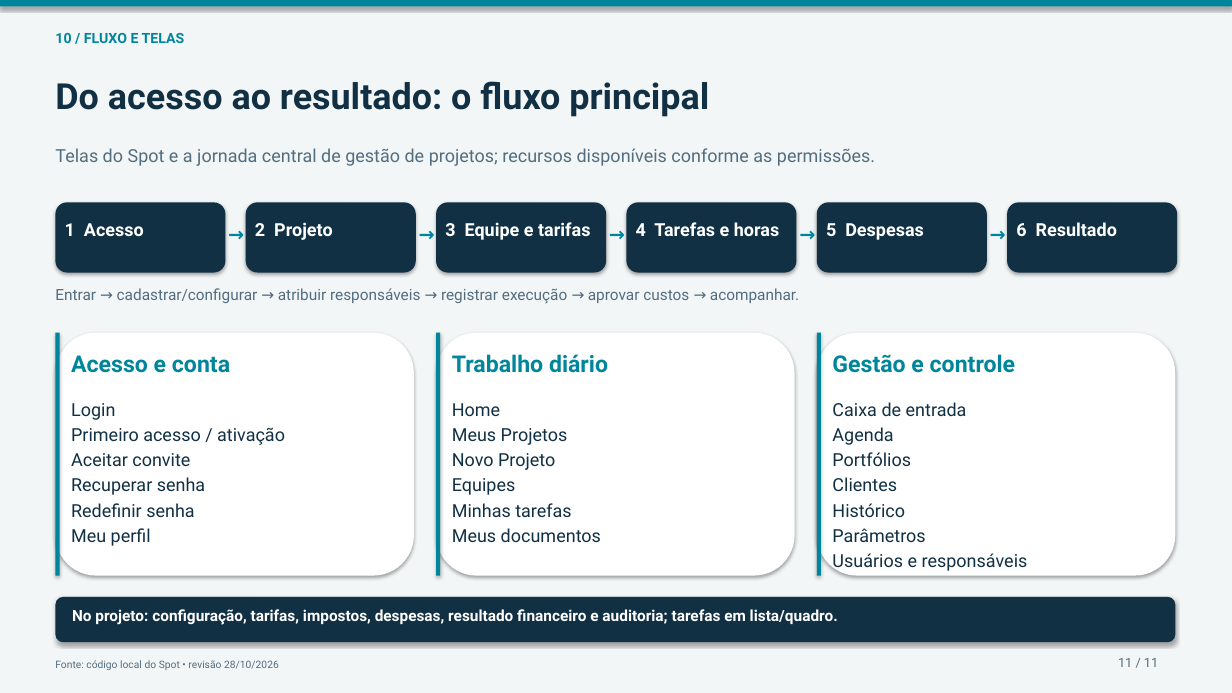
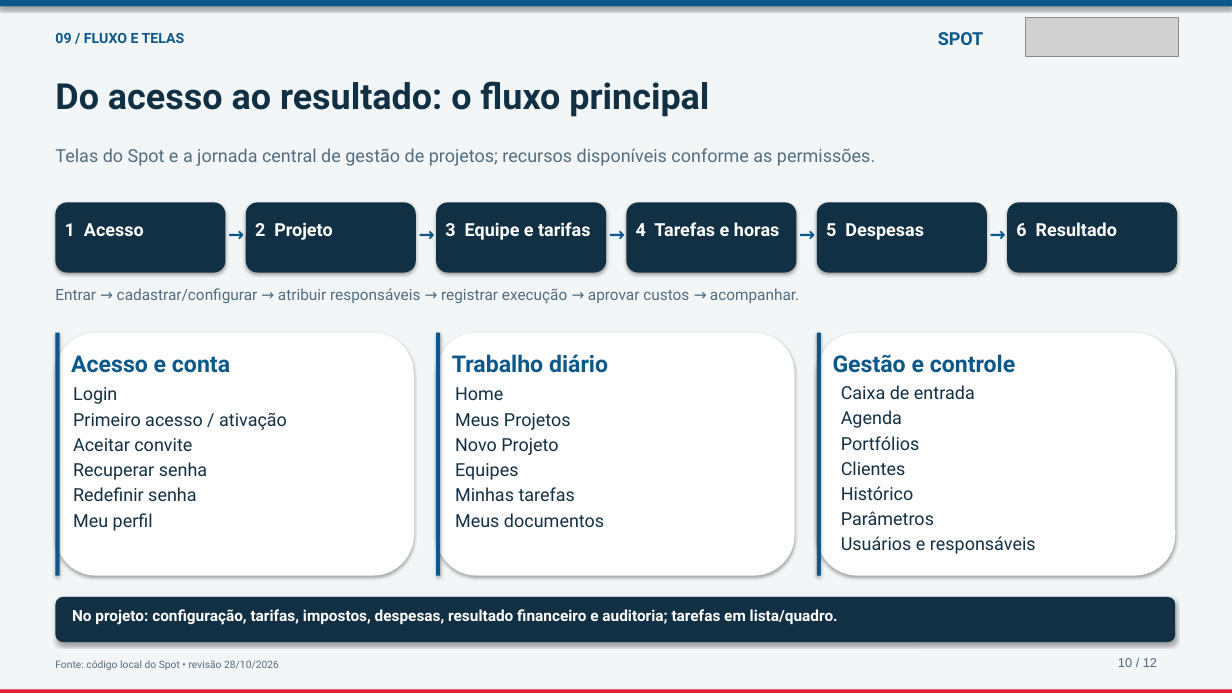
Before and after one commit to iamnotlittleprince/SPOT, a slide deck: slide 10 of docs/tcc/SPOT-Defesa-TCC-revisado.pptx (slide 11 before the commit). Drawn at 1232x693 pixels with LibreOffice and Linux fonts; fonts in the diff are those of the drawing; grey boxes stand for pictures. Boxes give left, top, right and bottom in pixels: in the first picture for what was removed or moved away, otherwise in the second. Text is boxed around its words. In the diff, an @@ line names an element or a change of style, - is before the commit and + after.

```diff
--- a/docs/tcc/SPOT-Defesa-TCC-revisado.pptx
+++ b/docs/tcc/SPOT-Defesa-TCC-revisado.pptx
@@ picture added at [1026,18,1178,56] @@
@@ text at [55,33,185,43]: text changed; text colour #00869C to #0C588A @@
-10 / FLUXO E TELAS
+09 / FLUXO E TELAS
@@ text added at [938,32,983,45], 14 pt, text #0C588A, bold @@
+SPOT
@@ text colour #00869C to #0C588A in 8 elements at [71,355,230,373], [452,354,608,373], [833,354,1015,373], [228,223,246,246], [419,223,436,246], [609,223,627,246], [799,223,817,246], [990,223,1007,246] @@
@@ fill #00869C to #0C588A in 4 elements at [0,0,1232,6], [55,333,59,576], [436,333,440,576], [817,333,821,576] @@
@@ text "Login": place and size @@
-text "Login" at [71,403,285,546]
+text "Login" at [73,387,287,531]
@@ text "Home": place and size @@
-text "Home" at [452,403,601,542]
+text "Home" at [455,387,604,527]
@@ text "Caixa de entrada": place and size @@
-text "Caixa de entrada" at [832,402,1028,573]
+text "Caixa de entrada" at [841,385,1036,554]
@@ proportions changed in 4 elements at [55,333,414,576], [436,333,795,576], [817,333,1176,576], [55,597,1176,642] @@
@@ text removed at [1118,658,1158,667] @@
-11 / 11
@@ text added at [1118,658,1157,667], 10 pt, text #526878 @@
+10 / 12
@@ rectangle added at [0,689,1232,693], fill #E31B36 @@
```
Also in this commit, not shown: 10 other slides changed, 1 slide added, 18 other files.
